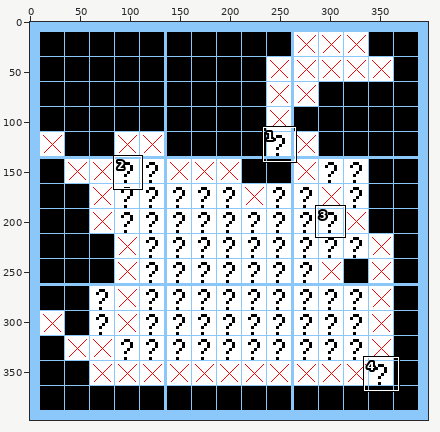
Two versions of one sprite sheet, output2.png. Above, an overview of the earlier version with the close-up marked.
Close-up. Old version:
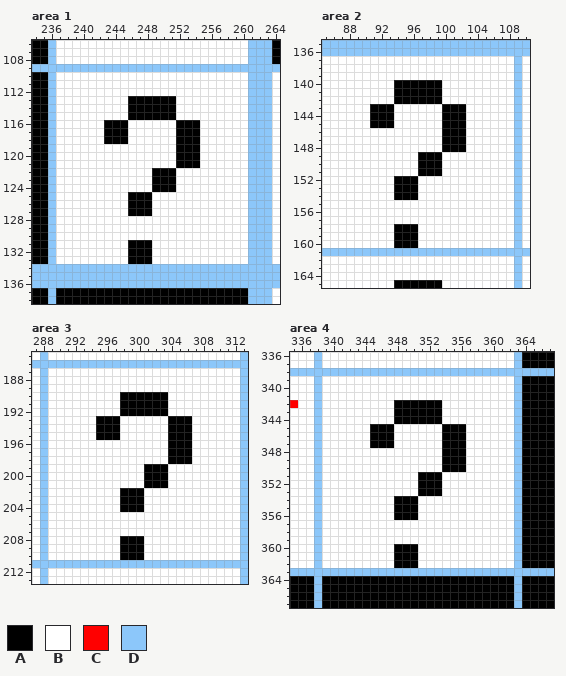
The file is 398x398 pixels. Shown: area 1: x 234..264, y 106..138; area 2: x 85..110, y 135..165; area 3: x 287..313, y 185..213; area 4: x 335..367, y 336..367. The commit also changed other parts of the picture, which this record leaves out.
Palette (. is transparent): A #000000  B #ffffff  C #ff0000  D #8cc7fa
Pixels before, area 1, first column x 234:
106 AADBBBBBBBBBBBBBBBBBBBBBBBBDDDA
107 AADBBBBBBBBBBBBBBBBBBBBBBBBDDDA
108 AADBBBBBBBBBBBBBBBBBBBBBBBBDDDA
109 DDDDDDDDDDDDDDDDDDDDDDDDDDDDDDD
110 AADBBBBBBBBBBBBBBBBBBBBBBBBDDDB
111 AADBBBBBBBBBBBBBBBBBBBBBBBBDDDB
112 AADBBBBBBBBBBBBBBBBBBBBBBBBDDDB
113 AADBBBBBBBBBAAAAAABBBBBBBBBDDDB
114 AADBBBBBBBBBAAAAAABBBBBBBBBDDDB
115 AADBBBBBBBBBAAAAAABBBBBBBBBDDDB
116 AADBBBBBBAAABBBBBBAAABBBBBBDDDB
117 AADBBBBBBAAABBBBBBAAABBBBBBDDDB
118 AADBBBBBBAAABBBBBBAAABBBBBBDDDB
119 AADBBBBBBBBBBBBBBBAAABBBBBBDDDB
120 AADBBBBBBBBBBBBBBBAAABBBBBBDDDB
121 AADBBBBBBBBBBBBBBBAAABBBBBBDDDB
122 AADBBBBBBBBBBBBAAABBBBBBBBBDDDB
123 AADBBBBBBBBBBBBAAABBBBBBBBBDDDB
124 AADBBBBBBBBBBBBAAABBBBBBBBBDDDB
125 AADBBBBBBBBBAAABBBBBBBBBBBBDDDB
126 AADBBBBBBBBBAAABBBBBBBBBBBBDDDB
127 AADBBBBBBBBBAAABBBBBBBBBBBBDDDB
128 AADBBBBBBBBBBBBBBBBBBBBBBBBDDDB
129 AADBBBBBBBBBBBBBBBBBBBBBBBBDDDB
130 AADBBBBBBBBBBBBBBBBBBBBBBBBDDDB
131 AADBBBBBBBBBAAABBBBBBBBBBBBDDDB
132 AADBBBBBBBBBAAABBBBBBBBBBBBDDDB
133 AADBBBBBBBBBAAABBBBBBBBBBBBDDDB
134 DDDDDDDDDDDDDDDDDDDDDDDDDDDDDDD
135 DDDDDDDDDDDDDDDDDDDDDDDDDDDDDDD
136 DDDDDDDDDDDDDDDDDDDDDDDDDDDDDDD
137 AADAAAAAAAAAAAAAAAAAAAAAAAADDDB
138 AADAAAAAAAAAAAAAAAAAAAAAAAADDDB
Pixels before, area 2, first column x 85:
135 DDDDDDDDDDDDDDDDDDDDDDDDDD
136 DDDDDDDDDDDDDDDDDDDDDDDDDD
137 BBBBBBBBBBBBBBBBBBBBBBBBDB
138 BBBBBBBBBBBBBBBBBBBBBBBBDB
139 BBBBBBBBBBBBBBBBBBBBBBBBDB
140 BBBBBBBBBAAAAAABBBBBBBBBDB
141 BBBBBBBBBAAAAAABBBBBBBBBDB
142 BBBBBBBBBAAAAAABBBBBBBBBDB
143 BBBBBBAAABBBBBBAAABBBBBBDB
144 BBBBBBAAABBBBBBAAABBBBBBDB
145 BBBBBBAAABBBBBBAAABBBBBBDB
146 BBBBBBBBBBBBBBBAAABBBBBBDB
147 BBBBBBBBBBBBBBBAAABBBBBBDB
148 BBBBBBBBBBBBBBBAAABBBBBBDB
149 BBBBBBBBBBBBAAABBBBBBBBBDB
150 BBBBBBBBBBBBAAABBBBBBBBBDB
151 BBBBBBBBBBBBAAABBBBBBBBBDB
152 BBBBBBBBBAAABBBBBBBBBBBBDB
153 BBBBBBBBBAAABBBBBBBBBBBBDB
154 BBBBBBBBBAAABBBBBBBBBBBBDB
155 BBBBBBBBBBBBBBBBBBBBBBBBDB
156 BBBBBBBBBBBBBBBBBBBBBBBBDB
157 BBBBBBBBBBBBBBBBBBBBBBBBDB
158 BBBBBBBBBAAABBBBBBBBBBBBDB
159 BBBBBBBBBAAABBBBBBBBBBBBDB
160 BBBBBBBBBAAABBBBBBBBBBBBDB
161 DDDDDDDDDDDDDDDDDDDDDDDDDD
162 BBBBBBBBBBBBBBBBBBBBBBBBDB
163 BBBBBBBBBBBBBBBBBBBBBBBBDB
164 BBBBBBBBBBBBBBBBBBBBBBBBDB
165 BBBBBBBBBAAAAAABBBBBBBBBDB
Pixels before, area 3, first column x 287:
185 BDBBBBBBBBBBBBBBBBBBBBBBBBD
186 DDDDDDDDDDDDDDDDDDDDDDDDDDD
187 BDBBBBBBBBBBBBBBBBBBBBBBBBD
188 BDBBBBBBBBBBBBBBBBBBBBBBBBD
189 BDBBBBBBBBBBBBBBBBBBBBBBBBD
190 BDBBBBBBBBBAAAAAABBBBBBBBBD
191 BDBBBBBBBBBAAAAAABBBBBBBBBD
192 BDBBBBBBBBBAAAAAABBBBBBBBBD
193 BDBBBBBBAAABBBBBBAAABBBBBBD
194 BDBBBBBBAAABBBBBBAAABBBBBBD
195 BDBBBBBBAAABBBBBBAAABBBBBBD
196 BDBBBBBBBBBBBBBBBAAABBBBBBD
197 BDBBBBBBBBBBBBBBBAAABBBBBBD
198 BDBBBBBBBBBBBBBBBAAABBBBBBD
199 BDBBBBBBBBBBBBAAABBBBBBBBBD
200 BDBBBBBBBBBBBBAAABBBBBBBBBD
201 BDBBBBBBBBBBBBAAABBBBBBBBBD
202 BDBBBBBBBBBAAABBBBBBBBBBBBD
203 BDBBBBBBBBBAAABBBBBBBBBBBBD
204 BDBBBBBBBBBAAABBBBBBBBBBBBD
205 BDBBBBBBBBBBBBBBBBBBBBBBBBD
206 BDBBBBBBBBBBBBBBBBBBBBBBBBD
207 BDBBBBBBBBBBBBBBBBBBBBBBBBD
208 BDBBBBBBBBBAAABBBBBBBBBBBBD
209 BDBBBBBBBBBAAABBBBBBBBBBBBD
210 BDBBBBBBBBBAAABBBBBBBBBBBBD
211 DDDDDDDDDDDDDDDDDDDDDDDDDDD
212 BDBBBBBBBBBBBBBBBBBBBBBBBBD
213 BDBBBBBBBBBBBBBBBBBBBBBBBBD
Pixels before, area 4, first column x 335:
336 BBBDBBBBBBBBBBBBBBBBBBBBBBBBDAAAA
337 BBBDBBBBBBBBBBBBBBBBBBBBBBBBDAAAA
338 DDDDDDDDDDDDDDDDDDDDDDDDDDDDDDDDD
339 BBBDBBBBBBBBBBBBBBBBBBBBBBBBDAAAA
340 BBBDBBBBBBBBBBBBBBBBBBBBBBBBDAAAA
341 BBBDBBBBBBBBBBBBBBBBBBBBBBBBDAAAA
342 CBBDBBBBBBBBBAAAAAABBBBBBBBBDAAAA
343 BBBDBBBBBBBBBAAAAAABBBBBBBBBDAAAA
344 BBBDBBBBBBBBBAAAAAABBBBBBBBBDAAAA
345 BBBDBBBBBBAAABBBBBBAAABBBBBBDAAAA
346 BBBDBBBBBBAAABBBBBBAAABBBBBBDAAAA
347 BBBDBBBBBBAAABBBBBBAAABBBBBBDAAAA
348 BBBDBBBBBBBBBBBBBBBAAABBBBBBDAAAA
349 BBBDBBBBBBBBBBBBBBBAAABBBBBBDAAAA
350 BBBDBBBBBBBBBBBBBBBAAABBBBBBDAAAA
351 BBBDBBBBBBBBBBBBAAABBBBBBBBBDAAAA
352 BBBDBBBBBBBBBBBBAAABBBBBBBBBDAAAA
353 BBBDBBBBBBBBBBBBAAABBBBBBBBBDAAAA
354 BBBDBBBBBBBBBAAABBBBBBBBBBBBDAAAA
355 BBBDBBBBBBBBBAAABBBBBBBBBBBBDAAAA
356 BBBDBBBBBBBBBAAABBBBBBBBBBBBDAAAA
357 BBBDBBBBBBBBBBBBBBBBBBBBBBBBDAAAA
358 BBBDBBBBBBBBBBBBBBBBBBBBBBBBDAAAA
359 BBBDBBBBBBBBBBBBBBBBBBBBBBBBDAAAA
360 BBBDBBBBBBBBBAAABBBBBBBBBBBBDAAAA
361 BBBDBBBBBBBBBAAABBBBBBBBBBBBDAAAA
362 BBBDBBBBBBBBBAAABBBBBBBBBBBBDAAAA
363 DDDDDDDDDDDDDDDDDDDDDDDDDDDDDDDDD
364 AAADAAAAAAAAAAAAAAAAAAAAAAAADAAAA
365 AAADAAAAAAAAAAAAAAAAAAAAAAAADAAAA
366 AAADAAAAAAAAAAAAAAAAAAAAAAAADAAAA
367 AAADAAAAAAAAAAAAAAAAAAAAAAAADAAAA
New version:
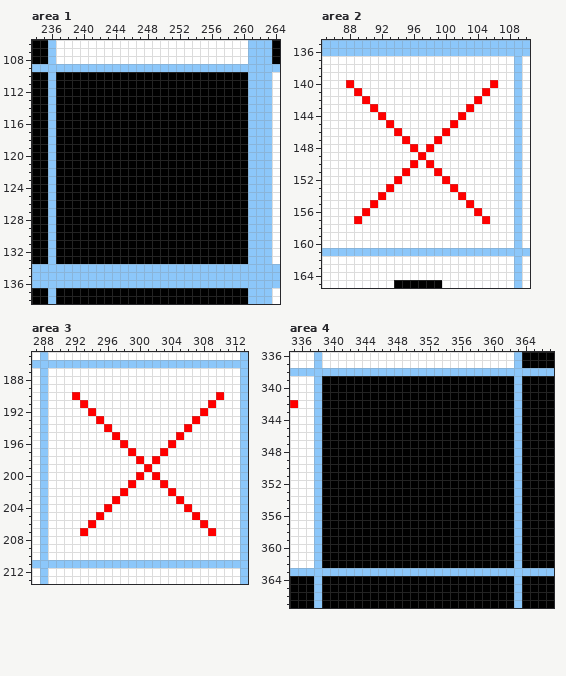
From old to new:
Changed rows in their new state; - is an unchanged pixel.
Area 1:
first column x 237:
110 AAAAAAAAAAAAAAAAAAAAAAAA
111 AAAAAAAAAAAAAAAAAAAAAAAA
112 AAAAAAAAAAAAAAAAAAAAAAAA
113 AAAAAAAAA------AAAAAAAAA
114 AAAAAAAAA------AAAAAAAAA
115 AAAAAAAAA------AAAAAAAAA
116 AAAAAA---AAAAAA---AAAAAA
117 AAAAAA---AAAAAA---AAAAAA
118 AAAAAA---AAAAAA---AAAAAA
119 AAAAAAAAAAAAAAA---AAAAAA
120 AAAAAAAAAAAAAAA---AAAAAA
121 AAAAAAAAAAAAAAA---AAAAAA
122 AAAAAAAAAAAA---AAAAAAAAA
123 AAAAAAAAAAAA---AAAAAAAAA
124 AAAAAAAAAAAA---AAAAAAAAA
125 AAAAAAAAA---AAAAAAAAAAAA
126 AAAAAAAAA---AAAAAAAAAAAA
127 AAAAAAAAA---AAAAAAAAAAAA
128 AAAAAAAAAAAAAAAAAAAAAAAA
129 AAAAAAAAAAAAAAAAAAAAAAAA
130 AAAAAAAAAAAAAAAAAAAAAAAA
131 AAAAAAAAA---AAAAAAAAAAAA
132 AAAAAAAAA---AAAAAAAAAAAA
133 AAAAAAAAA---AAAAAAAAAAAA
Area 2:
first column x 88:
140 C-----BBBBBB------C
141 -C----BBBBBB-----C-
142 --C---BBBBBB----C--
143 ---CBB------BBBC---
144 ---BCB------BBC----
145 ---BBC------BCB----
146 ------C-----CBB----
147 -------C---CBBB----
148 --------C-C-BBB----
149 ---------CBB-------
150 --------CBCB-------
151 -------C-BBC-------
152 ------CBB---C------
153 -----CBBB----C-----
154 ----C-BBB-----C----
155 ---C-----------C---
156 --C-------------C--
157 -C---------------C-
158 ------BBB----------
159 ------BBB----------
160 ------BBB----------
Area 3:
first column x 292:
190 C-----BBBBBB------C
191 -C----BBBBBB-----C-
192 --C---BBBBBB----C--
193 ---CBB------BBBC---
194 ---BCB------BBC----
195 ---BBC------BCB----
196 ------C-----CBB----
197 -------C---CBBB----
198 --------C-C-BBB----
199 ---------CBB-------
200 --------CBCB-------
201 -------C-BBC-------
202 ------CBB---C------
203 -----CBBB----C-----
204 ----C-BBB-----C----
205 ---C-----------C---
206 --C-------------C--
207 -C---------------C-
208 ------BBB----------
209 ------BBB----------
210 ------BBB----------
Area 4:
first column x 339:
339 AAAAAAAAAAAAAAAAAAAAAAAA
340 AAAAAAAAAAAAAAAAAAAAAAAA
341 AAAAAAAAAAAAAAAAAAAAAAAA
342 AAAAAAAAA------AAAAAAAAA
343 AAAAAAAAA------AAAAAAAAA
344 AAAAAAAAA------AAAAAAAAA
345 AAAAAA---AAAAAA---AAAAAA
346 AAAAAA---AAAAAA---AAAAAA
347 AAAAAA---AAAAAA---AAAAAA
348 AAAAAAAAAAAAAAA---AAAAAA
349 AAAAAAAAAAAAAAA---AAAAAA
350 AAAAAAAAAAAAAAA---AAAAAA
351 AAAAAAAAAAAA---AAAAAAAAA
352 AAAAAAAAAAAA---AAAAAAAAA
353 AAAAAAAAAAAA---AAAAAAAAA
354 AAAAAAAAA---AAAAAAAAAAAA
355 AAAAAAAAA---AAAAAAAAAAAA
356 AAAAAAAAA---AAAAAAAAAAAA
357 AAAAAAAAAAAAAAAAAAAAAAAA
358 AAAAAAAAAAAAAAAAAAAAAAAA
359 AAAAAAAAAAAAAAAAAAAAAAAA
360 AAAAAAAAA---AAAAAAAAAAAA
361 AAAAAAAAA---AAAAAAAAAAAA
362 AAAAAAAAA---AAAAAAAAAAAA
Where, in picture pixels (left, top, right, bottom), the same in both close-ups:
changed: (56, 72, 248, 264)
changed: (346, 80, 498, 248)
changed: (72, 392, 224, 560)
changed: (322, 376, 514, 568)
